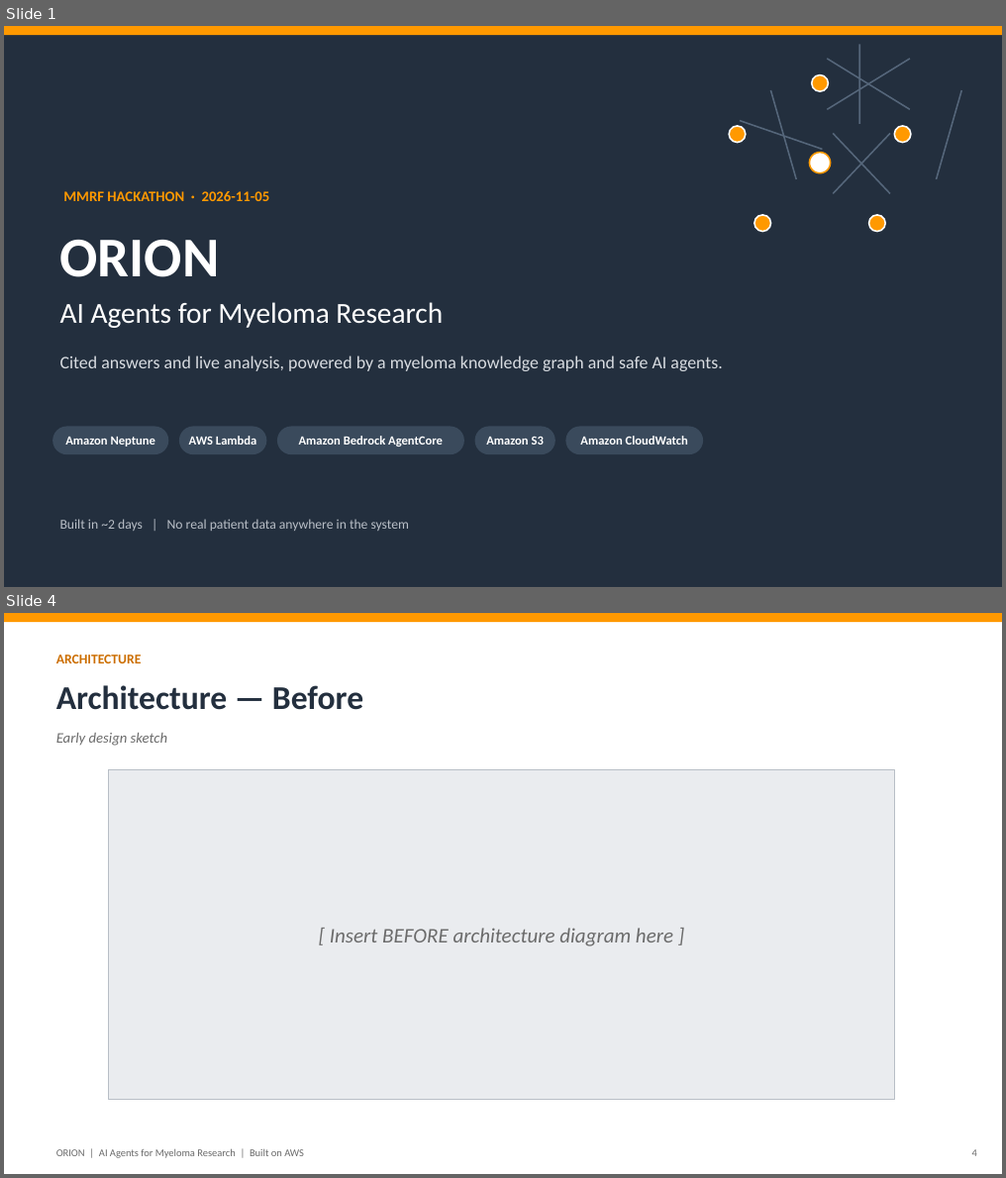
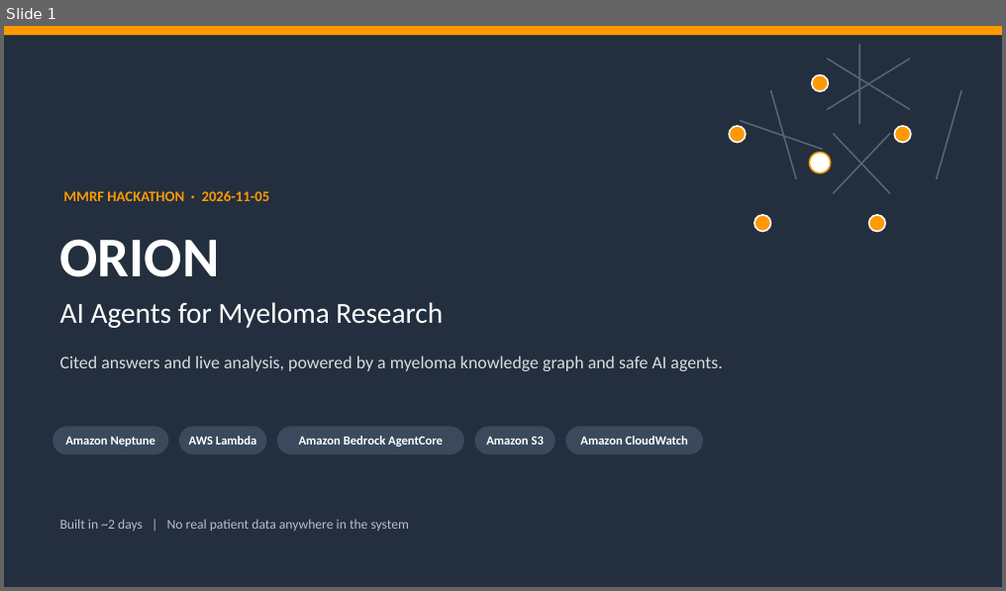
Before and after one commit to lhnminh/MMRF-KnowledgeGraph, a slide deck: ORION_Hackathon_Pitch.pptx. Shown one above the other, each under a label of ours: slides 1 and 4 before the commit, slide 1 after it; the slides between them are not shown. The pictures are 1006x1178 and 1006x591 pixels, drawn with LibreOffice and Linux fonts; fonts in the diff are those of the drawing. Boxes give left, top, right and bottom in pixels: in the first picture for what was removed or moved away, otherwise in the second. Text is boxed around its words. In the diff, an @@ line names an element or a change of style, - is before the commit and + after.

Commit message:
Clean up repo for hackathon judging and refresh Well-Architected review
Add two-VPC ingestion diagram to the pitch deck's architecture slide,
remove the unused frontend overlay draft and duplicate front-end/ dir,
drop stray patch/lock files, and re-verify the Well-Architected review
against current Terraform/code (two claims had gone stale) while adding
the missing Sustainability pillar.

```diff
--- a/ORION_Hackathon_Pitch.pptx
+++ b/ORION_Hackathon_Pitch.pptx
@@ slide 4 removed at (4,613,1002,1174), background #FFFFFF @@
@@ rectangle removed at (4,613,1002,622) @@
@@ text removed at (56,655,142,663) @@
-ARCHITECTURE
@@ text removed at (56,685,363,710) @@
-Architecture — Before
@@ text removed at (56,733,167,746) @@
-Early design sketch
@@ rectangle removed at (109,770,895,1100) @@
-[ Insert BEFORE architecture diagram here ]
@@ text removed at (56,1150,304,1158) @@
-ORION | AI Agents for Myeloma Research | Built on AWS
@@ text removed at (972,1150,977,1157) @@
-4
```
Also in this commit, not shown: 8 slides changed, 1 slide added, 1 other slide removed, 15 other files.
